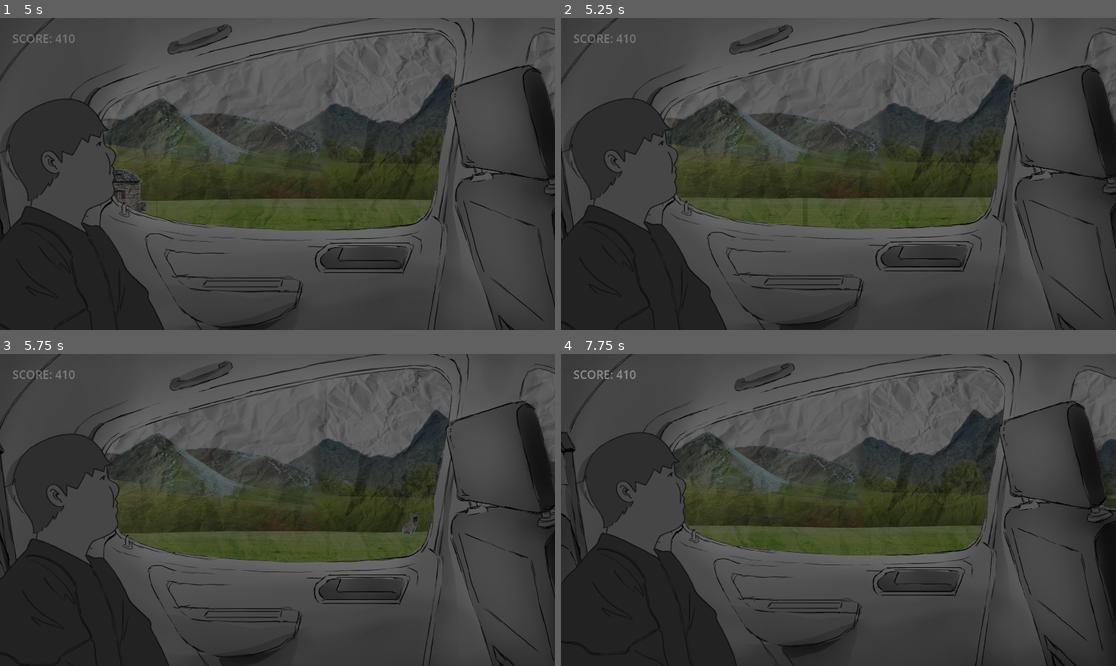
Above: before the commit, frames 1-4 (two rows, left to right).
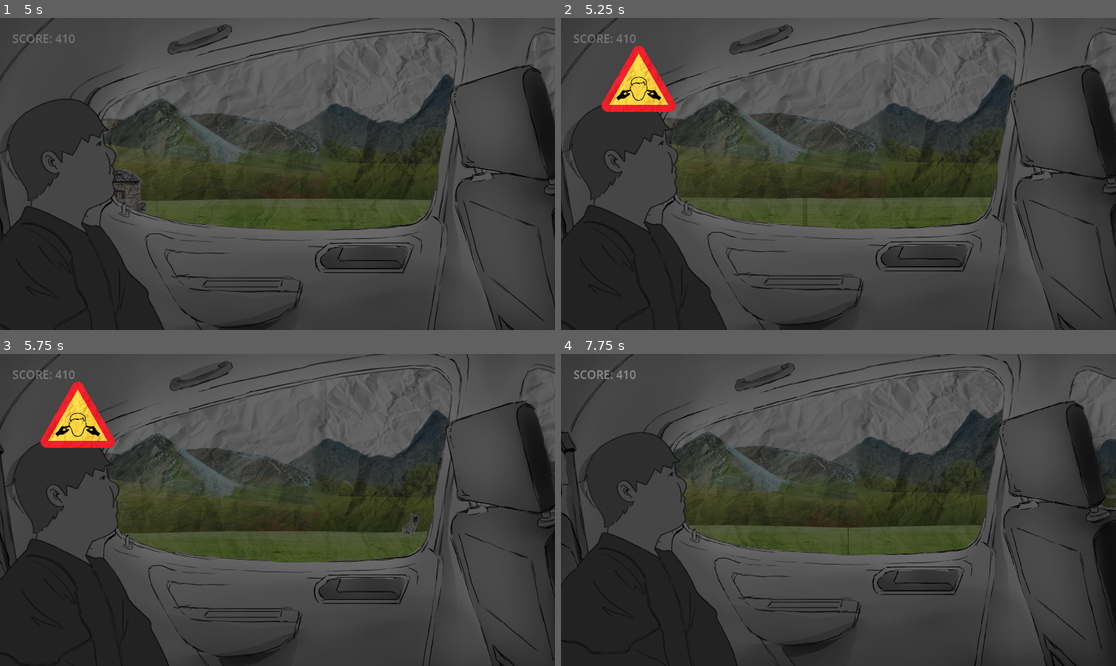
Above: after the commit, the same moments.

Repository: Turnute/DimancheApresMidi
Game: Godot game, scene res://scenes/game.tscn
Two runs of this game, one before a commit and one after it. Both use one fixed random seed, a clock stepped at 60 frames per second and the inputs below. This scene is started directly instead of the project's main scene. Sound files missing from this copy of the repository are replaced by a short silence.
Inputs:
- Up to frame 1 (5 s): tap Enter (ui_accept) at 0.5 s; tap Space (jump) at 0.77, 1.52, 3.02, 3.77, 4.52 s
- Up to frame 2 (5.25 s): no input
- Up to frame 3 (5.75 s): no input
- Up to frame 4 (7.75 s): tap Space (jump) at 6.02, 6.77, 7.52 s

Frame 1 is identical in both runs. In frame 2, 1.7% of the frame differs, in the area x 7-21%, y 8-31%; in frame 3, 1.7%; in frame 4, 3.0%, in the area x 0-100%, y 0-100%.

Commit message:
Add pannal event system with new assets and logic
Introduced pannal (sign) assets and their import files, created a new 'joli_panneau' scene and script to manage pannal display, and integrated it into the HUD. Updated the main game logic to trigger pannal display before events, using a new timer to control pannal visibility and event sequencing. Also added a macOS export preset.

Diff:
--- a/le-long-trajet-en-voiture/scenes/game.tscn
+++ b/le-long-trajet-en-voiture/scenes/game.tscn
@@ -52,8 +52,11 @@
 [node name="Game" type="Node2D"]
 script = ExtResource("1_lbhrr")
 
+[node name="PannalTimer" type="Timer" parent="."]
+wait_time = 2.0
+
 [node name="EventTimer" type="Timer" parent="."]
-wait_time = 30.0
+wait_time = 5.0
 autostart = true
 
 [node name="EndTimer" type="Timer" parent="."]
@@ -142,6 +145,7 @@
 
 [node name="SFXPlayer2" type="AudioStreamPlayer2D" parent="AudioController"]
 
+[connection signal="timeout" from="PannalTimer" to="." method="_on_pannal_timer_timeout"]
 [connection signal="timeout" from="EventTimer" to="." method="_on_event_timer_timeout"]
 [connection signal="timeout" from="EndTimer" to="." method="_on_end_timer_timeout"]
 [connection signal="timeout" from="ObstacleSpawner/SpawnTimer" to="ObstacleSpawner" method="_on_spawn_timer_timeout"]
--- a/le-long-trajet-en-voiture/scenes/hud.tscn
+++ b/le-long-trajet-en-voiture/scenes/hud.tscn
@@ -1,4 +1,6 @@
-[gd_scene format=3 uid="uid://dckd2sv6d4xk0"]
+[gd_scene load_steps=2 format=3 uid="uid://dckd2sv6d4xk0"]
+
+[ext_resource type="PackedScene" uid="uid://cwhysnnor876j" path="res://scenes/joli_panneau.tscn" id="1_ahhtf"]
 
 [node name="HUD" type="CanvasLayer"]
 
@@ -11,3 +13,8 @@
 text = "SCORE: "
 horizontal_alignment = 1
 vertical_alignment = 1
+
+[node name="magnifiquePannal" parent="." instance=ExtResource("1_ahhtf")]
+position = Vector2(269.00024, 210.00006)
+scale = Vector2(0.20096746, 0.20096746)
+metadata/_edit_group_ = true
--- /dev/null
+++ b/le-long-trajet-en-voiture/scenes/joli_panneau.tscn
@@ -0,0 +1,8 @@
+[gd_scene load_steps=3 format=3 uid="uid://cwhysnnor876j"]
+
+[ext_resource type="Script" uid="uid://dan32n82egbt0" path="res://scripts/joli_panneau.gd" id="1_qjxbo"]
+[ext_resource type="Texture2D" uid="uid://bc1ecrqk43nel" path="res://assets/panneau/pannal1.png" id="2_q4g5m"]
+
+[node name="magnifique pannal" type="Sprite2D"]
+texture = ExtResource("2_q4g5m")
+script = ExtResource("1_qjxbo")
--- /dev/null
+++ b/le-long-trajet-en-voiture/scripts/joli_panneau.gd
@@ -0,0 +1,22 @@
+extends Sprite2D
+
+@export var texture_1: Texture2D = preload("res://assets/panneau/pannal1.png")
+@export var texture_2: Texture2D = preload("res://assets/panneau/pannal2.png")
+@export var texture_3: Texture2D = preload("res://assets/panneau/pannal3.png")
+
+func _ready() -> void:
+	visible = false
+
+func show_pannal(i : int) -> void:
+	print("panneau is")
+	print(i)
+	visible = true
+	if i == 0:
+		texture = texture_1
+	elif i == 1:
+		texture = texture_2
+	elif i == 2:
+		texture = texture_3
+
+func unload() -> void:
+	visible = false
--- a/le-long-trajet-en-voiture/scripts/main.gd
+++ b/le-long-trajet-en-voiture/scripts/main.gd
@@ -14,13 +14,17 @@
 @export var background_scroll_speed: float
 
 @onready var _score_label: Label = get_node_or_null("Camera2D/HUD/ScoreLabel")
+@onready var _pannal: Sprite2D = get_node_or_null("Camera2D/HUD/magnifiquePannal")
 @onready var _event_timer: Timer = $EventTimer
 @onready var _end_timer: Timer = $EndTimer
+@onready var _pan_timer: Timer = $PannalTimer
 @onready var _character := get_node_or_null("car/character")
 @onready var _audio_controller: Node2D = $AudioController
 @onready var _bgm: AudioStreamPlayer2D = get_node_or_null("/root/Bgm")
 
 var rng := RandomNumberGenerator.new()
+
+var ev : int = -1
 
 var home: PackedScene = preload("res://scenes/start.tscn")
 var game_over_timer : float = 6.0
@@ -71,16 +75,9 @@
 func _on_event_timer_timeout() -> void:
 	_event_timer.wait_time = rng.randf_range(25.0, 40.0)
 	print(_event_timer.wait_time)
-	var ev: int = rng.randi_range(0,2)
-	match ev:
-		0:
-			event_speed_bumb()
-		1:
-			event_argument()
-		2:
-			event_bridge()
-		_:
-			pass
+	ev = rng.randi_range(0,2)
+	_pan_timer.start()
+	_pannal.show_pannal(ev)
 
 func game_over() -> void:
 	if is_game_over:
@@ -131,3 +128,19 @@
 
 func event_bridge() -> void:
 	$AnimBridge.anim()
+
+func _on_pannal_timer_timeout() -> void:
+	_pannal.unload()
+	_pan_timer.stop()
+	_event_load()
+
+func _event_load() -> void:
+	match ev:
+		0:
+			event_speed_bumb()
+		1:
+			event_argument()
+		2:
+			event_bridge()
+		-1:
+			pass
Binary file added: le-long-trajet-en-voiture/assets/panneau/pannal1.png
Not shown, added: le-long-trajet-en-voiture/assets/panneau/pannal1.png.import
Binary file added: le-long-trajet-en-voiture/assets/panneau/pannal2.png
Not shown, added: le-long-trajet-en-voiture/assets/panneau/pannal2.png.import
Binary file added: le-long-trajet-en-voiture/assets/panneau/pannal3.png
Not shown, added: le-long-trajet-en-voiture/assets/panneau/pannal3.png.import
Binary file added: le-long-trajet-en-voiture/assets/panneau/pannal4.png
Not shown, added: le-long-trajet-en-voiture/assets/panneau/pannal4.png.import
Not shown, changed: le-long-trajet-en-voiture/export_presets.cfg
Not shown, added: le-long-trajet-en-voiture/scripts/joli_panneau.gd.uid
